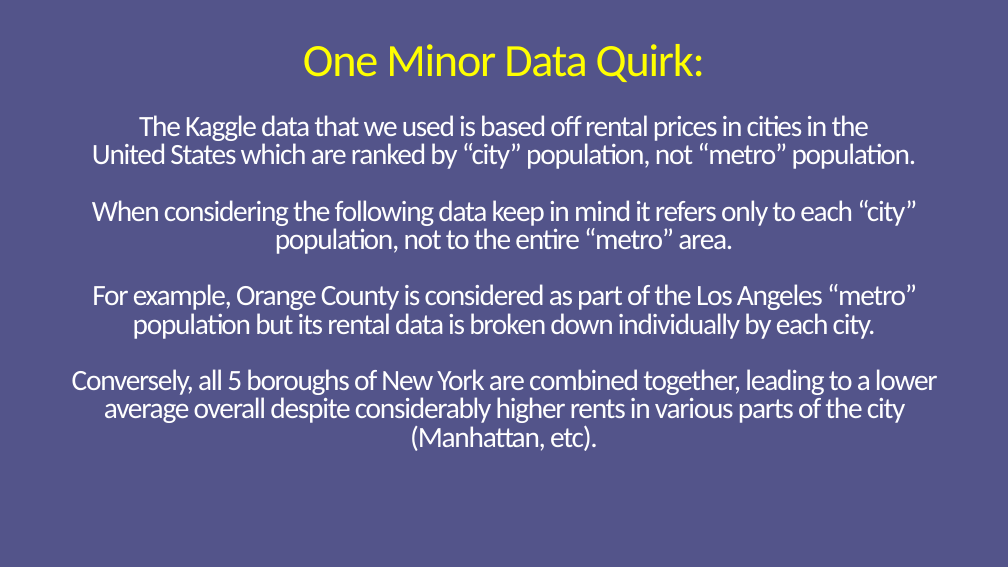
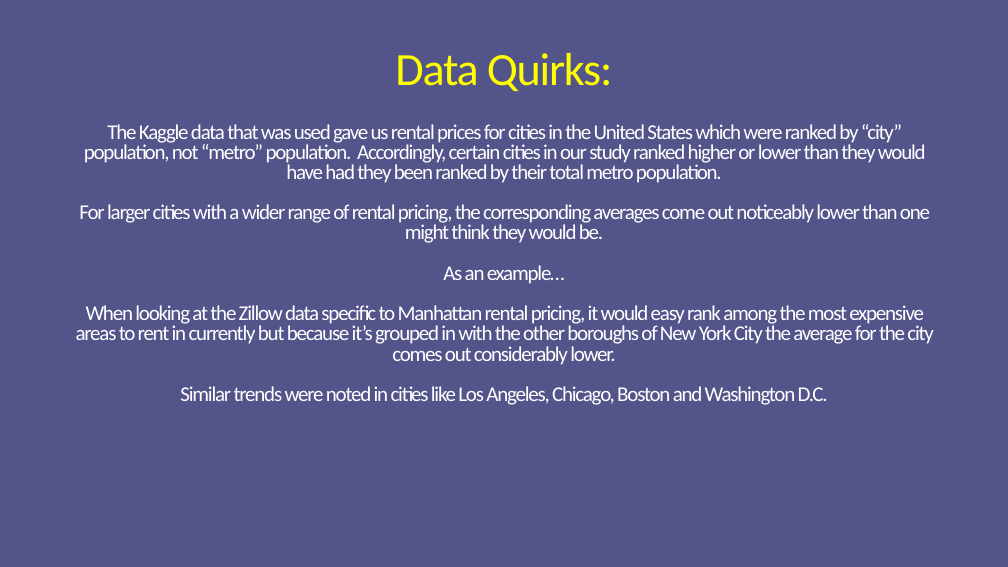
Before and after one commit to marcusmcb/group-project-1, a slide deck: slide 7 of resources/powerpoint/uci-rental-presentation.pptx (slide 6 before the commit). Drawn at 1008x567 pixels with LibreOffice and Linux fonts; fonts in the diff are those of the drawing. Boxes give left, top, right and bottom in pixels: in the first picture for what was removed or moved away, otherwise in the second. Text is boxed around its words. In the diff, an @@ line names an element or a change of style, - is before the commit and + after.

Commit message:
minor tweaks to powerpoint presentation

```diff
--- a/resources/powerpoint/uci-rental-presentation.pptx
+++ b/resources/powerpoint/uci-rental-presentation.pptx
@@ title at [76,124,934,405]: text changed; size 28 to 20 pt @@
-One Minor Data Quirk:
-The Kaggle data that we used is based off rental prices in cities in the
-United States which are ranked by “city” population, not “metro” population.
-When considering the following data keep in mind it refers only to each “city” population, not to the entire “metro” area.
-For example, Orange County is considered as part of the Los Angeles “metro” population but its rental data is broken down individually by each city.
-Conversely, all 5 boroughs of New York are combined together, leading to a lower average overall despite considerably higher rents in various parts of the city (Manhattan, etc).
+Data Quirks:
+The Kaggle data that was used gave us rental prices for cities in the United States which were ranked by “city” population, not “metro” population. Accordingly, certain cities in our study ranked higher or lower than they would have had they been ranked by their total metro population.
+For larger cities with a wider range of rental pricing, the corresponding averages come out noticeably lower than one might think they would be.
+As an example…
+When looking at the Zillow data specific to Manhattan rental pricing, it would easy rank among the most expensive areas to rent in currently but because it’s grouped in with the other boroughs of New York City the average for the city comes out considerably lower.
+Similar trends were noted in cities like Los Angeles, Chicago, Boston and Washington D.C.
```
Also in this commit, not shown: 15 other slides changed, 4 slides added, 2 slides removed, 1 other file.
